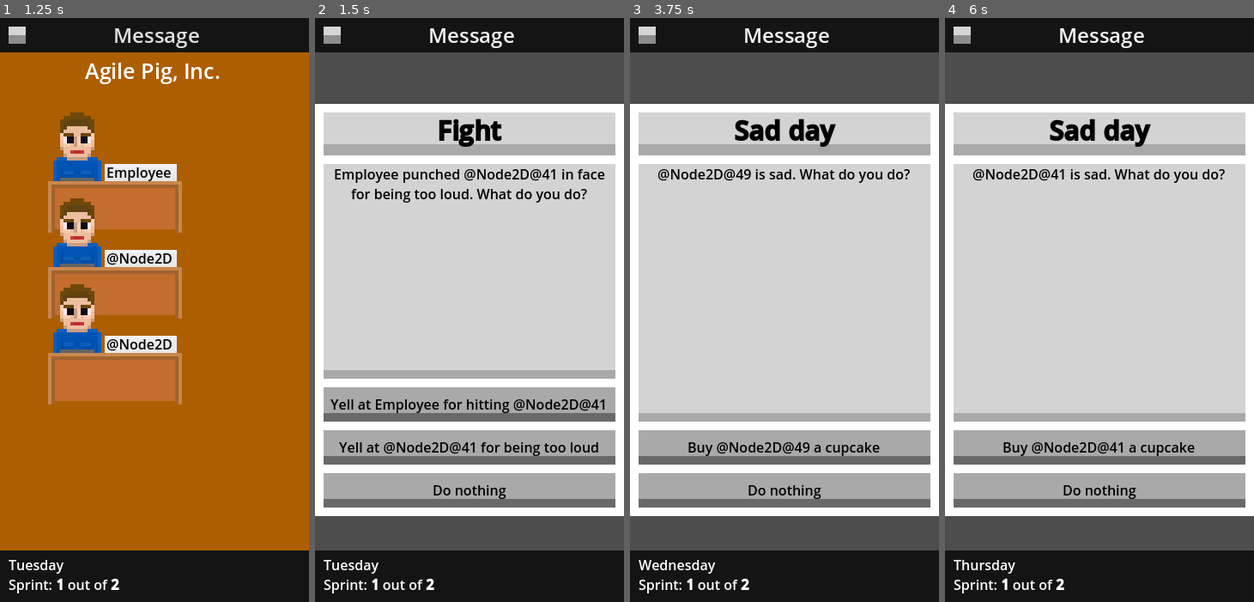
Above: before the commit, frames 1-4 (left to right).
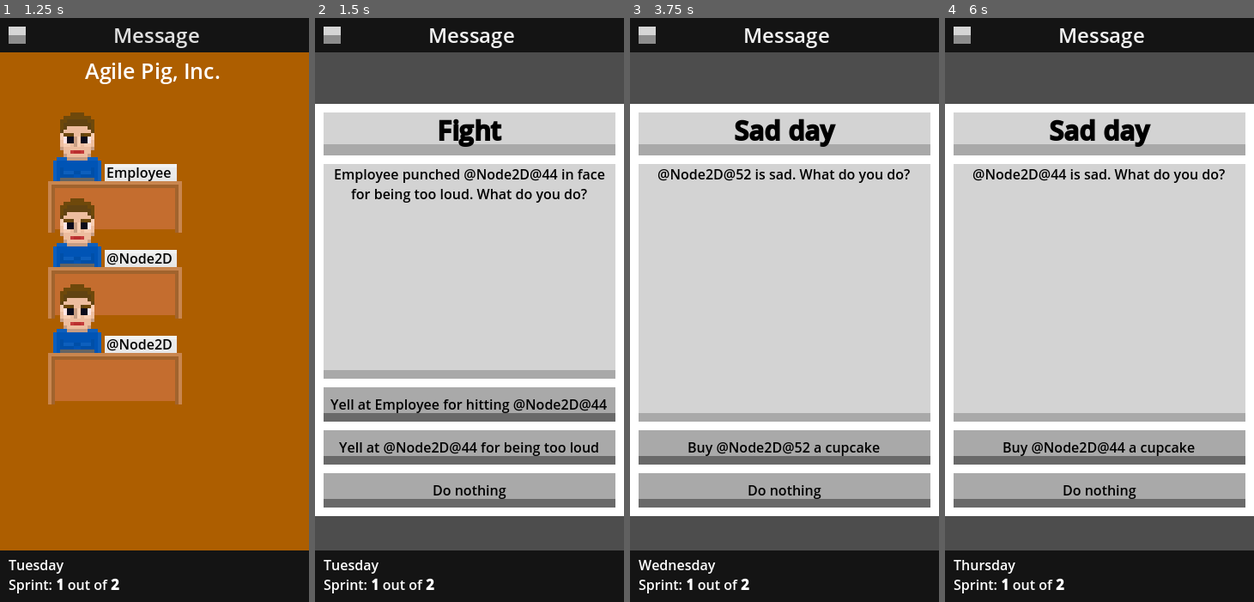
Above: after the commit, the same moments.

Repository: ltbk2023/pig
Game: Godot game, scene res://placeholders/game_placeholder.tscn
Same seed, same stepped clock (60 frames per second), same inputs: the game is played once before the commit and once after it. This scene is started directly instead of the project's main scene.
Inputs (mouse positions are in pixels of both pictures, inside the frame that each line leads up to):
- Up to frame 1 (1.25 s): click "End Day" at 0.5 s
- Up to frame 2 (1.5 s): click "Message" at 1.25 s
- Up to frame 3 (3.75 s): click (784, 403) at 2 s, where only the run before the commit has a clickable "Yell at Employee for hitting …"; click "End Day" at 2.75 s; click "Message" at 3.5 s
- Up to frame 4 (6 s): click (1099, 450) at 4.25 s, where only the run before the commit has a clickable "Buy @Node2D@49 a cupcake"; click "End Day" at 5 s; click "Message" at 5.75 s

Frame 1 is identical in both runs. In frame 2, less than 0.1% of the frame differs, in the area x 50-95%, y 25-75%; in frame 3, 0.1%, in the area x 34-59%, y 25-75%; in frame 4, less than 0.1%.

Commit message:
PIG-265: Epilog Implementation

Diff:
--- a/PIG/game/game.gd
+++ b/PIG/game/game.gd
@@ -8,6 +8,7 @@
 @export var max_sprints : int = 2
 
 signal show_menu()
+signal end_game()
 
 @export_group("Views Switching")
 @export var movement_trigger = 40
@@ -440,7 +441,22 @@
 	$CanvasLayer/Message.visible = false
 	$CanvasLayer/Button.visible = true
 
-# Called when sprint end inform about finishing level
-func _on_sprint_end_finish_level(owner, win):
-	print("Warning: Finish Level is not implemented", win )
-	_on_sprint_end_return_to_office_view(owner)
+func _on_sprint_end_go_to_epilog(owner, win):
+	$SprintEnd.visible= false
+
+	var bugs= $Testing._get_quality_deck().cards[QualityDeck.QualityType.BUG]
+
+	var clean =$Testing._get_quality_deck().cards[QualityDeck.QualityType.CLEAN]
+
+	for issue in $Backlog.get_issues():
+		if issue.type == Issue.IssueType.BUG_ISSUE and issue.state != Issue.IssueState.COMPLETED:
+			bugs += 1
+
+
+	$Epilog.show_epilog(not win,bugs/(bugs+clean))
+	$Epilog.visible = true
+
+
+
+func _on_epilog_end_game():
+	end_game.emit()
--- a/PIG/game/game.tscn
+++ b/PIG/game/game.tscn
@@ -12,6 +12,7 @@
 [ext_resource type="Texture2D" uid="uid://pd73wjq1goi2" path="res://game/menu_button.png" id="5_v0jtd"]
 [ext_resource type="PackedScene" uid="uid://c4xojh4ktss71" path="res://card/deck_master.tscn" id="11_gwi3w"]
 [ext_resource type="Script" path="res://game/modifier_handler.gd" id="12_00uqt"]
+[ext_resource type="PackedScene" uid="uid://g0k1wseoiycd" path="res://view/epilog/epilog.tscn" id="13_bjej8"]
 
 [sub_resource type="StyleBoxTexture" id="StyleBoxTexture_hfvvy"]
 content_margin_bottom = 6.0
@@ -209,6 +210,9 @@
 [node name="Modifiers" type="Node" parent="." groups=["ModifierHandlers"]]
 script = ExtResource("12_00uqt")
 
+[node name="Epilog" parent="." instance=ExtResource("13_bjej8")]
+visible = false
+
 [connection signal="button_up" from="CanvasLayer/Button" to="." method="_on_end_turn_button_button_up"]
 [connection signal="button_up" from="CanvasLayer/Message/Message" to="." method="_on_message_button_up"]
 [connection signal="button_up" from="CanvasLayer/Message/ExitButton" to="." method="_on_exit_button_button_up"]
@@ -218,8 +222,9 @@
 [connection signal="completed" from="Office" to="." method="_on_office_completed"]
 [connection signal="assign" from="Testing" to="." method="_on_testing_assign"]
 [connection signal="bug_found" from="Testing" to="." method="_on_bug_found"]
-[connection signal="finish_level" from="SprintEnd" to="." method="_on_sprint_end_finish_level"]
+[connection signal="go_to_epilog" from="SprintEnd" to="." method="_on_sprint_end_go_to_epilog"]
 [connection signal="return_to_office_view" from="SprintEnd" to="." method="_on_sprint_end_return_to_office_view"]
 [connection signal="victory_points" from="SprintEnd" to="." method="_on_sprint_end_victory_points"]
 [connection signal="card_hidden" from="DeckMaster" to="." method="_on_sprint_end_return_to_office_view"]
 [connection signal="done" from="DeckMaster" to="." method="_on_deck_master_done"]
+[connection signal="end_game" from="Epilog" to="." method="_on_epilog_end_game"]
--- a/PIG/main.gd
+++ b/PIG/main.gd
@@ -113,6 +113,7 @@
 func start_level(file: String,internal:bool):
 	var game = load("res://game/game.tscn").instantiate()
 	add_child(game)
+	game.end_game.connect(_on_game_end_game)
 	var data
 	if internal:
 		data = Utility.load_from_resource(file)
@@ -121,6 +122,15 @@
 	configure_scenario(data)
 	$CanvasLayer.visible = false
 	$Background.visible = false
+
+func _on_game_end_game():
+	$Game.queue_free()
+	$Background.visible = true
+	$CanvasLayer.visible = true
+	$CanvasLayer/GridContainer.visible = false
+	$CanvasLayer/ControlAbout.visible = false
+	$CanvasLayer/Back.visible = false
+	$CanvasLayer/VBoxContainer.visible = true
 
 # Called when "Level1" button is released. Load first level
 func _on_level_1_button_up():
--- /dev/null
+++ b/PIG/view/epilog/epilog.gd
@@ -0,0 +1,61 @@
+extends Node2D
+
+var good_opinion_bug_limit = 0.1
+
+var mixed_opinion_bug_limit = 0.3
+
+
+var failure_key = "failure"
+var bad_key = "bad"
+var mixed_key = "mixed"
+var good_key = "good"
+
+var opinion_key = "opinion"
+var title_key = "title"
+var color_key = "color"
+
+var data
+
+signal  end_game()
+# Called when the node enters the scene tree for the first time.
+func _ready():
+	data = load("res://view/epilog/epilog.json").data
+	show_epilog(true,0.39)
+
+
+# Called every frame. 'delta' is the elapsed time since the previous frame.
+func _process(delta):
+	pass
+
+func show_epilog(failure:bool,bugs_percent):
+	var dict:Dictionary
+	$BugPercent.visible = true
+	if failure:
+		dict = data[failure_key]
+		$Image.frame = 0
+		$BugPercent.visible = false
+	elif bugs_percent <= good_opinion_bug_limit:
+		dict = data[good_key]
+		$Image.frame = 3
+	elif bugs_percent <= mixed_opinion_bug_limit:
+		dict = data[mixed_key]
+		$Image.frame = 2
+	else:
+		dict = data[bad_key]
+		$Image.frame = 1
+
+	$BugPercent.text = "Percent of Bugs in Software: [b]"+str(ceil(100*bugs_percent))+"%[/b]"
+
+	$Backround.modulate = Color.from_string(dict[color_key],Color.WHITE_SMOKE)
+	$Opinion.text = dict.get(opinion_key,"")
+	$Title.text = "[center][b]"+dict.get(title_key,"")+"[/b][/center]"
+
+func configure(dict:Dictionary):
+	data = dict
+
+func to_json():
+	return data
+
+
+func _on_ok_button_button_up():
+	end_game.emit() # Replace with function body.
--- /dev/null
+++ b/PIG/view/epilog/epilog.json
@@ -0,0 +1,22 @@
+{
+	"bad": {
+		"color": "aa2222ff",
+		"opinion": "#REPLACE People opinions are BAD\n Bla Bla Bla Bla\nBla Bla Bla Bla Bla Bla Bla Bla  ",
+		"title":"NOT GOOD"
+	},
+	"failure": {
+		"color": "666666ff",
+		"opinion": "#REPLACE other company take your project\n Bla Bla Bla Bla\nBla Bla Bla Bla Bla Bla Bla Bla ",
+		"title":"FAILURE"
+	},
+	"good": {
+		"color": "22aa22ff",
+		"opinion": "#REPLACEPeople opinions are GOOD\n Bla Bla Bla Bla\nBla Bla Bla Bla Bla Bla Bla Bla ",
+		"title":"EXCELENT WORK"
+	},
+	"mixed": {
+		"color": "aa9922ff",
+		"opinion": "#REPLACE People opinions are MIXED\n Bla Bla Bla Bla\nBla Bla Bla Bla Bla Bla Bla Bla ",
+		"title":"DECENT WORK"
+	}
+}
--- /dev/null
+++ b/PIG/view/epilog/epilog.tscn
@@ -0,0 +1,66 @@
+[gd_scene load_steps=6 format=3 uid="uid://g0k1wseoiycd"]
+
+[ext_resource type="Script" path="res://view/epilog/epilog.gd" id="1_uyki6"]
+[ext_resource type="Theme" path="res://utility/gray_button.tres" id="2_1j2o8"]
+[ext_resource type="Texture2D" uid="uid://b8mruo8gsuuej" path="res://view/epilog/image.png" id="3_0lbjf"]
+
+[sub_resource type="Gradient" id="Gradient_w7j7x"]
+offsets = PackedFloat32Array(1)
+colors = PackedColorArray(1, 1, 1, 1)
+
+[sub_resource type="GradientTexture1D" id="GradientTexture1D_7j8vf"]
+gradient = SubResource("Gradient_w7j7x")
+width = 1
+
+[node name="Epilog" type="Node2D"]
+texture_filter = 1
+script = ExtResource("1_uyki6")
+
+[node name="Backround" type="Sprite2D" parent="."]
+scale = Vector2(360, 680)
+texture = SubResource("GradientTexture1D_7j8vf")
+centered = false
+
+[node name="Opinion" type="RichTextLabel" parent="."]
+offset_left = 10.0
+offset_top = 380.0
+offset_right = 350.0
+offset_bottom = 570.0
+theme_override_colors/default_color = Color(0, 0, 0, 1)
+bbcode_enabled = true
+
+[node name="BugPercent" type="RichTextLabel" parent="."]
+offset_left = 10.0
+offset_top = 580.0
+offset_right = 350.0
+offset_bottom = 610.0
+theme_override_colors/default_color = Color(0, 0, 0, 1)
+bbcode_enabled = true
+
+[node name="Title" type="RichTextLabel" parent="."]
+offset_left = 10.0
+offset_top = 10.0
+offset_right = 350.0
+offset_bottom = 60.0
+theme_override_colors/default_color = Color(0, 0, 0, 1)
+theme_override_font_sizes/normal_font_size = 30
+theme_override_font_sizes/bold_font_size = 30
+bbcode_enabled = true
+
+[node name="OkButton" type="Button" parent="."]
+offset_left = 10.0
+offset_top = 620.0
+offset_right = 350.0
+offset_bottom = 660.0
+theme = ExtResource("2_1j2o8")
+text = "Go To Menu
+"
+
+[node name="Image" type="Sprite2D" parent="."]
+position = Vector2(25, 60)
+scale = Vector2(10, 10)
+texture = ExtResource("3_0lbjf")
+centered = false
+hframes = 4
+
+[connection signal="button_up" from="OkButton" to="." method="_on_ok_button_button_up"]
--- a/PIG/view/sprint_end/sprint_end.gd
+++ b/PIG/view/sprint_end/sprint_end.gd
@@ -5,7 +5,7 @@
 signal victory_points(owner, amount)
 signal return_to_office_view(owner)
 # signal to inform about finishing level
-signal finish_level(owner, win)
+signal go_to_epilog(owner, win)
 
 @export var expected_score_multiplier = 10
 
@@ -118,10 +118,10 @@
 func _on_ok_button_button_up():
 	if __last_score - __expected_score() <= score_boundary_of_fail:
 		# change view to finish level when player failed
-		emit_signal("finish_level", self, false)
+		emit_signal("go_to_epilog", self, false)
 	elif __last_sprint:
 		# change view to finish level when player won
-		emit_signal("finish_level", self, true)
+		emit_signal("go_to_epilog", self, true)
 	else:
 		emit_signal("return_to_office_view", self)
 
--- a/PIG/view/testing/testing.gd
+++ b/PIG/view/testing/testing.gd
@@ -82,3 +82,6 @@
 		testers_limit = dict["testers limit"]
 		return true
 	return false
+
+func _get_quality_deck():
+	return $QualityDeck
Not shown: 1 places in PIG/game/game.tscn that only renumber resources
Binary file added: PIG/view/epilog/image.png
Not shown, added: PIG/view/epilog/image.png.import
